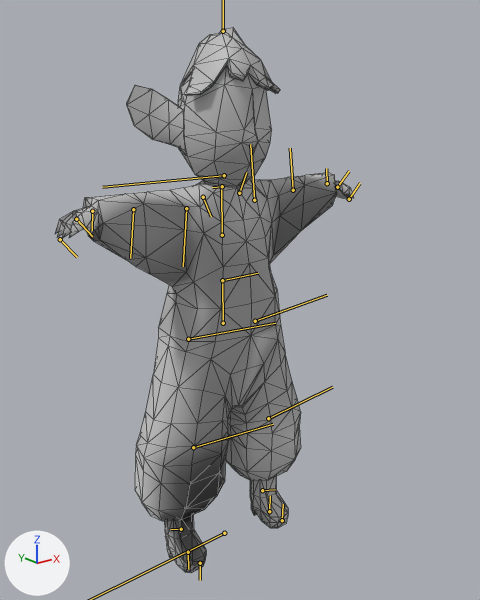
The FBX model Assets/Resources/Animation/HugoSpeedRun_anim.fbx, before and after one commit.
Camera for both pictures: a 50 mm lens placed at (-0.873, -1.152, 1.074), pointed at (-0.046, -0.119, 0.661). Lighting does not change. The marker at lower left points along +X, +Y and +Z. The bones that bend it are drawn over the model as lines. Mesh edges are drawn as thin lines.

Names of what the first picture shows: 'Hugo_geo'.
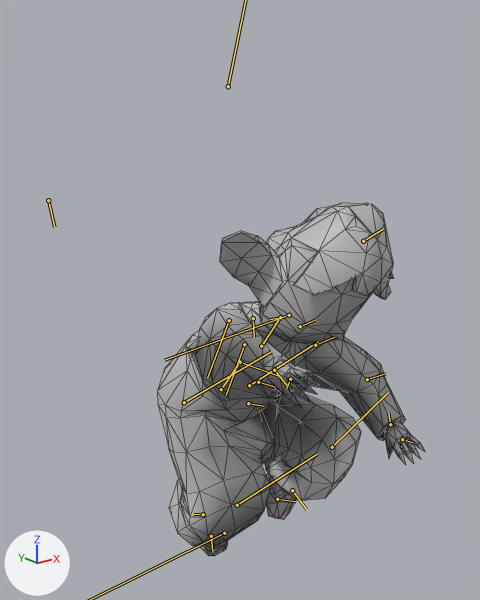
Commit message: Fixed naming on anims

The newer file adds an action. The first version stands in its rest pose; the second is drawn at frame 7 of the action 'Hugo_speed_run'.

What differs and where, as boxes (x1, y1, x2, y2) in the pictures (480 x 600 px):
'Hugo_geo', posed (10% narrower, 35% shorter)
    before: (55, 27, 353, 573)
    after: (157, 203, 425, 556)
bone 'bind_pelvis_01', root to tip
    before: (223, 323) to (222, 281)
    after: (221, 389) to (239, 362)
bone 'bind_l_upleg_01', root to tip
    before: (255, 321) to (327, 295)
    after: (249, 385) to (317, 342)
bone 'bind_l_leg_01', root to tip
    before: (268, 418) to (332, 387)
    after: (332, 447) to (388, 392)
bone 'bind_l_foot_01', root to tip
    before: (262, 490) to (275, 489)
    after: (292, 490) to (306, 509)
bone 'bind_r_upreg_01', root to tip
    before: (188, 339) to (275, 323)
    after: (184, 402) to (271, 351)
bone 'bind_r_reg_01', root to tip
    before: (193, 447) to (273, 424)
    after: (237, 505) to (317, 454)
bone 'bind_r_foot_01', root to tip
    before: (181, 529) to (170, 529)
    after: (203, 514) to (194, 514)
bone 'bind_spine_01', root to tip
    before: (222, 280) to (258, 273)
    after: (240, 362) to (281, 377)
bone 'bind_chest_01', root to tip
    before: (222, 235) to (221, 188)
    after: (261, 346) to (279, 318)
bone 'bind_l_shoulder_01', root to tip
    before: (239, 193) to (246, 172)
    after: (300, 326) to (315, 320)
bone 'bind_l_arm_01', root to tip
    before: (254, 200) to (250, 144)
    after: (315, 345) to (334, 337)
bone 'bind_l_forearm_01', root to tip
    before: (293, 190) to (290, 148)
    after: (367, 379) to (385, 373)
bone 'bind_l_hand_01', root to tip
    before: (327, 183) to (326, 168)
    after: (390, 424) to (388, 413)
bone 'bind_r_shourder_01', root to tip
    before: (203, 197) to (211, 216)
    after: (253, 318) to (254, 337)
bone 'bind_r_arm_01', root to tip
    before: (186, 208) to (183, 266)
    after: (229, 320) to (207, 377)
bone 'bind_r_forearm_01', root to tip
    before: (133, 209) to (130, 258)
    after: (244, 344) to (226, 395)
bone 'bind_r_hand_01', root to tip
    before: (92, 211) to (92, 230)
    after: (274, 370) to (287, 385)
bone 'bind_neck_01', root to tip
    before: (222, 186) to (212, 187)
    after: (280, 317) to (270, 319)
bone 'bind_head_01', root to tip
    before: (224, 175) to (102, 187)
    after: (289, 315) to (164, 360)

The change in detail:
Bone 'bind_pelvis_01' (bone_bind_pelvis_01) moves from (0.0, 0.0, 0.0) to (-4.4, -13.7, 4.8).
Bone 'bind_pelvis_01' (bone_bind_pelvis_01) turns from (0, 0, 0) to (34, 2, -5) degrees about its own x, y and z.
Bone 'bind_l_upleg_01' (bone_bind_l_upleg_01) turns from (0, 0, 0) to (45, -103, -36) degrees about its own x, y and z.
Bone 'bind_l_leg_01' (bone_bind_l_leg_01) turns from (0, 0, 0) to (-1, 92, 4) degrees about its own x, y and z.
Bone 'bind_l_foot_01' (bone_bind_l_foot_01) turns from (0, 0, 0) to (-3, -14, -53) degrees about its own x, y and z.
Bone 'bind_r_upreg_01' (bone_bind_r_upreg_01) turns from (0, 0, 0) to (14, -53, -34) degrees about its own x, y and z.
Bone 'bind_r_reg_01' (bone_bind_r_reg_01) turns from (0, 0, 0) to (0, 64, 3) degrees about its own x, y and z.
Bone 'bind_r_foot_01' (bone_bind_r_foot_01) turns from (0, 0, 0) to (6, 7, 43) degrees about its own x, y and z.
Bone 'bind_spine_01' (bone_bind_spine_01) turns from (0, 0, 0) to (-37, 18, -10) degrees about its own x, y and z.
Bone 'bind_chest_01' (bone_bind_chest_01) turns from (0, 0, 0) to (-10, 8, 8) degrees about its own x, y and z.
Bone 'bind_l_shoulder_01' (bone_bind_l_shoulder_01) turns from (0, 0, 0) to (17, -33, 1) degrees about its own x, y and z.
Bone 'bind_l_arm_01' (bone_bind_l_arm_01) turns from (0, 0, 0) to (21, 8, -18) degrees about its own x, y and z.
Bone 'bind_l_forearm_01' (bone_bind_l_forearm_01) turns from (0, 0, 0) to (-2, -18, 0) degrees about its own x, y and z.
Bone 'bind_l_hand_01' (bone_bind_l_hand_01) turns from (0, 0, 0) to (0, 0, 42) degrees about its own x, y and z.
Bone 'bind_r_shourder_01' (bone_bind_r_shourder_01) turns from (0, 0, 0) to (-14, -1, 4) degrees about its own x, y and z.
Bone 'bind_r_arm_01' (bone_bind_r_arm_01) moves from (0.0, 0.0, 0.0) to (0.2, -0.1, -0.2).
Bone 'bind_r_arm_01' (bone_bind_r_arm_01) turns from (0, 0, 0) to (-101, -66, 98) degrees about its own x, y and z.
Bone 'bind_r_forearm_01' (bone_bind_r_forearm_01) turns from (0, 0, 0) to (-1, -6, 0) degrees about its own x, y and z.
Bone 'bind_r_hand_01' (bone_bind_r_hand_01) turns from (0, 0, 0) to (-54, 1, 15) degrees about its own x, y and z.
Bone 'bind_neck_01' (bone_bind_neck_01) turns from (0, 0, 0) to (27, -3, -9) degrees about its own x, y and z.
Bone 'bind_head_01' (bone_bind_head_01) turns from (0, 0, 0) to (7, 6, 0) degrees about its own x, y and z.
